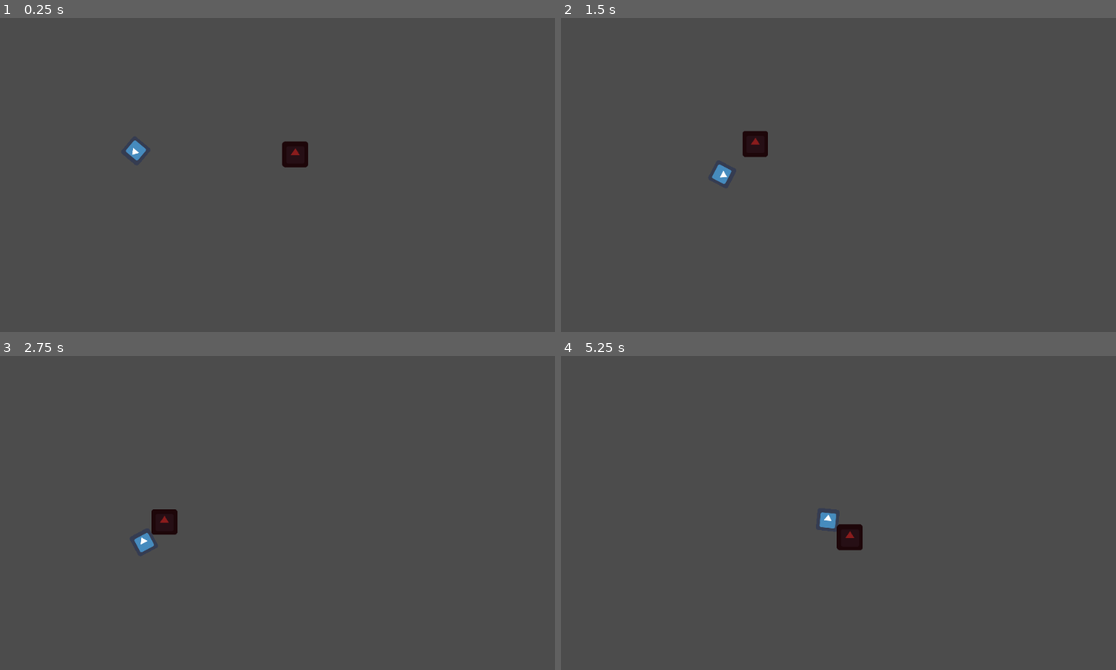
Above: before the commit, frames 1-4 (two rows, left to right).
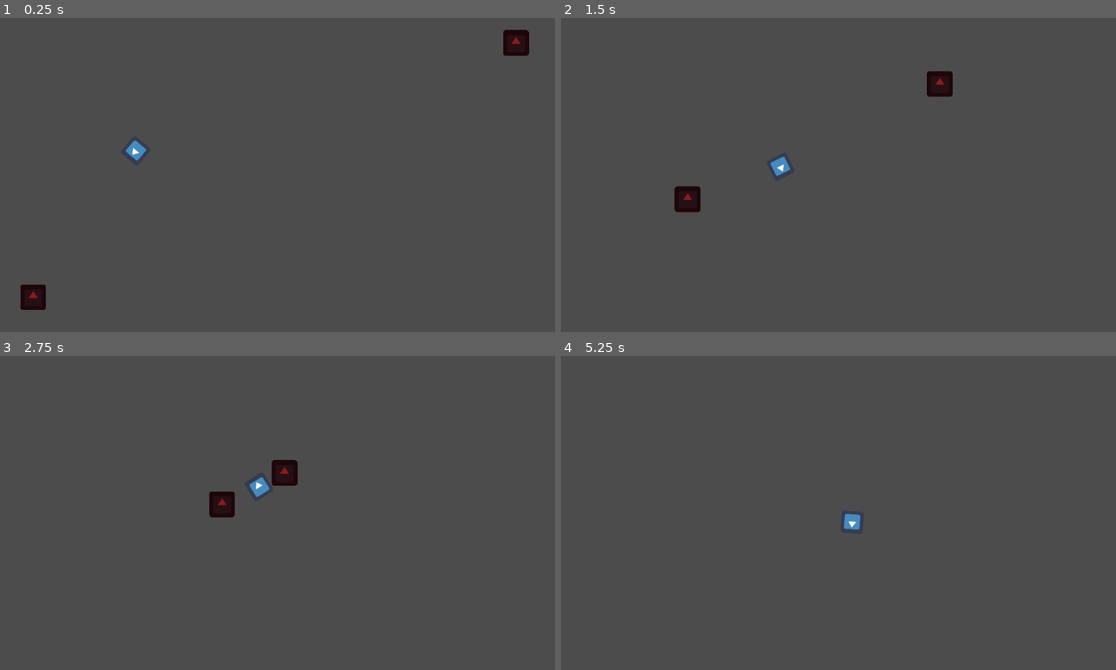
Above: after the commit, the same moments.

Repository: ady2303/JuiceJam
Game: Godot game, scene res://Scenes/World.tscn
Two runs of this game, one before a commit and one after it. Both use one fixed random seed, a clock stepped at 60 frames per second and the inputs below. The engine's default icon, where the game draws it, is replaced by a stand-in: a white triangle on a blue panel in a dark square.
Inputs (mouse positions are in pixels of both pictures, inside the frame that each line leads up to):
- Up to frame 1 (0.25 s): no input
- Up to frame 2 (1.5 s): move the mouse to (955, 168) at 0.52 s; move the mouse to (705, 203) at 1.27 s
- Up to frame 3 (2.75 s): move the mouse to (321, 447) at 2.02 s
- Up to frame 4 (5.25 s): move the mouse to (794, 591) at 2.77 s; move the mouse to (1005, 575) at 3.52 s; move the mouse to (649, 472) at 4.27 s; move the mouse to (855, 522) at 5.02 s

The runs differ from the first frame. In frame 1, 1.1% of the frame differs, in the area x 3-96%, y 3-93%; in frame 2, 1.4%, in the area x 20-71%, y 16-62%; in frame 3, 1.4%; in frame 4, 0.6%.

Commit message:
enemy realises existence of other beings

Diff:
--- a/JuiceJamGame/Scenes/Enemy.tscn
+++ b/JuiceJamGame/Scenes/Enemy.tscn
@@ -7,24 +7,26 @@
 extents = Vector2( 31.7094, 30.963 )
 
 [sub_resource type="RectangleShape2D" id=2]
-extents = Vector2( 35.1102, 35.9954 )
+extents = Vector2( 33.2882, 33.6764 )
 
-[node name="Enemy" type="Node2D" groups=[
+[node name="Enemy" type="KinematicBody2D" groups=[
 "Enemy",
 ]]
 scale = Vector2( 0.7, 0.7 )
 script = ExtResource( 2 )
 
-[node name="KinematicBody2D" type="KinematicBody2D" parent="."]
-
-[node name="Sprite" type="Sprite" parent="KinematicBody2D"]
+[node name="Sprite" type="Sprite" parent="."]
 modulate = Color( 0.545098, 0.113725, 0.113725, 1 )
+scale = Vector2( 1, 1 )
 texture = ExtResource( 1 )
 
-[node name="CollisionShape2D" type="CollisionShape2D" parent="KinematicBody2D"]
+[node name="CollisionShape2D" type="CollisionShape2D" parent="."]
+scale = Vector2( 1, 1 )
 shape = SubResource( 1 )
 
 [node name="Area2D" type="Area2D" parent="."]
 
 [node name="Other_Enemy_Detector" type="CollisionShape2D" parent="Area2D"]
 shape = SubResource( 2 )
+
+[connection signal="body_entered" from="Area2D" to="." method="_on_Area2D_body_entered"]
--- a/JuiceJamGame/Scenes/World.tscn
+++ b/JuiceJamGame/Scenes/World.tscn
@@ -5,13 +5,12 @@
 
 [node name="World" type="Node2D"]
 
-[node name="Player" parent="." groups=[
-"Player",
-] instance=ExtResource( 1 )]
+[node name="Player" parent="." instance=ExtResource( 1 )]
 position = Vector2( 373.784, 313.76 )
 scale = Vector2( 0.6, 0.6 )
 
-[node name="Enemy" parent="." groups=[
-"Enemy",
-] instance=ExtResource( 2 )]
-position = Vector2( 613.307, 241.708 )
+[node name="Enemy" parent="." instance=ExtResource( 2 )]
+position = Vector2( 993.23, 37.0815 )
+
+[node name="Enemy2" parent="." instance=ExtResource( 2 )]
+position = Vector2( 75.3815, 531.776 )
--- a/JuiceJamGame/Scripts/Enemy.gd
+++ b/JuiceJamGame/Scripts/Enemy.gd
@@ -1,10 +1,21 @@
-extends Node2D
+extends KinematicBody2D
 
 var speed = 200
-onready var kb = $KinematicBody2D
+
 
 onready var target = get_parent().get_node("Player")
 
 func _physics_process(delta):
-	var direction = kb.global_position.direction_to(target.global_position)
-	$KinematicBody2D.move_and_collide(direction*speed*delta)
+	var direction = global_position.direction_to(target.global_position)
+	move_and_collide(direction*speed*delta)
+
+
+
+
+func _on_Area2D_body_entered(body):
+	if body.is_in_group("Player"):
+		print("player hit")
+	if body.is_in_group("Enemy"):
+		if self != body:
+			queue_free()
+			body.queue_free()
